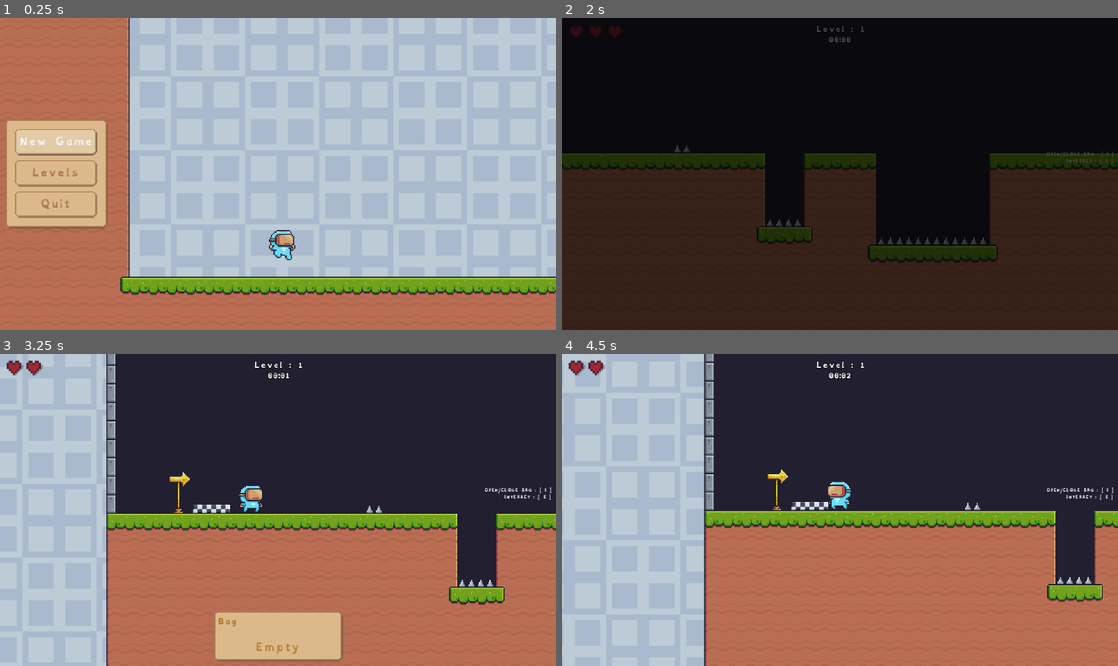
Above: before the commit, frames 1-4 (two rows, left to right).
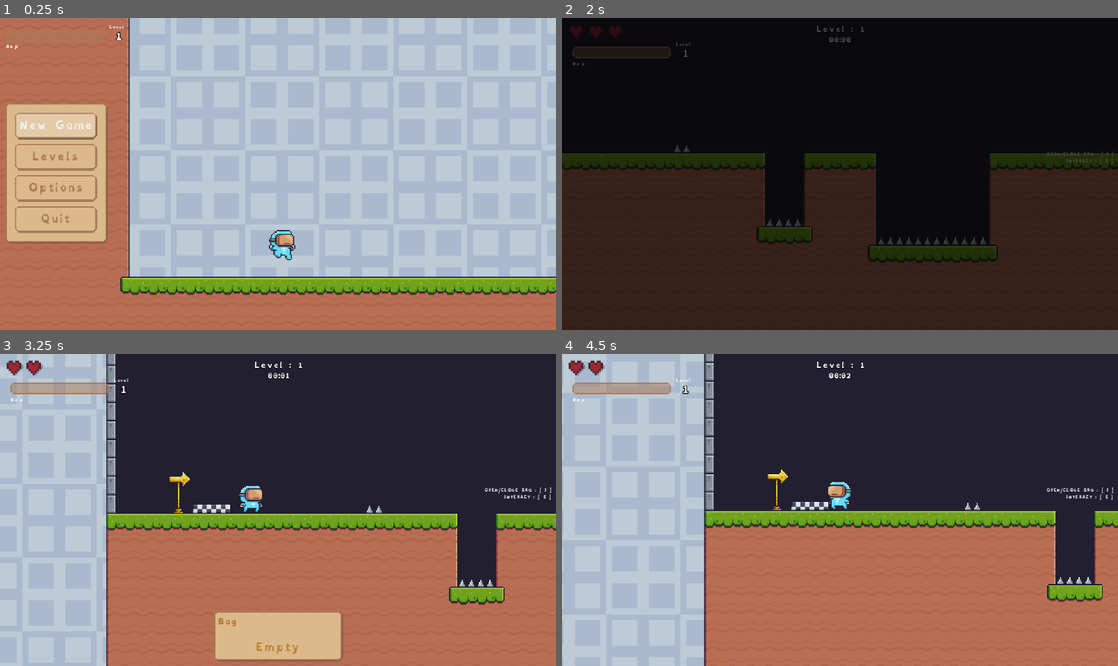
Above: after the commit, the same moments.

Repository: bennytha/platformer
Game: Godot game, scene res://game/screens/start_screen/start_screen.tscn
The game is run twice, just before and just after one commit, with the same random seed, the same clock (stepped at 60 frames per second) and the same inputs.
Inputs (mouse positions are in pixels of both pictures, inside the frame that each line leads up to):
- Up to frame 1 (0.25 s): no input
- Up to frame 2 (2 s): click (617, 189) at 0.5 s, where only the run after the commit has a clickable "Options"; click "New Game" at 1.25 s
- Up to frame 3 (3.25 s): tap Enter at 2 s; move the mouse to (400, 494) at 2.02 s; hold D (move_right) 2.03-2.75 s; tap I (bag) at 2.1 s; click (400, 494) at 2.17 s; tap Space (jump) at 2.27 s; drag from (166, 525) to (339, 506) at 2.77 s
- Up to frame 4 (4.5 s): move the mouse to (895, 441) at 3.52 s; hold A (move_left) 3.53-4.25 s; tap I (bag) at 3.6 s; drag from (812, 572) to (1067, 581) at 4.27 s

The runs differ from the first frame. In frame 1, 4.1% of the frame differs, in the area x 1-23%, y 2-73%; in frame 2, 0.2%; in frame 3, 0.7%; in frame 4, 0.7%.

Commit message:
player progress UI integration started

Diff:
--- /dev/null
+++ b/autoload/script/profile_manager.gd
@@ -0,0 +1,72 @@
+# ProfileManager.gd
+extends Node
+
+# Signals to update your UI cleanly
+signal xp_gained(amount, current_xp, xp_needed)
+signal level_up(new_level)
+
+const SAVE_PATH: String = "user://savegame.tres"
+
+var current_level: int = 1
+var current_xp: int = 0
+
+func _ready() -> void:
+	load_game()
+
+func get_current_stats() -> Dictionary:
+	var data = {
+		level= current_level,
+		xp= current_xp,
+		xp_needed = get_required_xp(current_level)
+	}
+	return data
+
+# Convert final gameplay score into XP (e.g., 1 Score = 1 XP)
+func add_end_game_score(score: int) -> void:
+	var xp_gained_amount = int(score / 10) # You can add a multiplier here if needed
+	current_xp += xp_gained_amount
+
+	# Handle multiple level-ups if the score is huge
+	while current_xp >= get_required_xp(current_level):
+		current_xp -= get_required_xp(current_level)
+		current_level += 1
+
+		level_up.emit(current_level)
+	xp_gained.emit(xp_gained_amount, current_xp, get_required_xp(current_level))
+
+func get_required_xp(level: int) -> int:
+	return int(100.0 * pow(level, 1.5))
+
+func save_game() -> void:
+	var data := SaveData.new()
+	data.current_level = current_level
+	data.current_xp = current_xp
+
+	var error := ResourceSaver.save(data, SAVE_PATH)
+	if error != OK:
+		print("Failed to save game! Error code: ", error)
+	else:
+		print("Game saved successfully.")
+
+func load_game() -> void:
+	if not FileAccess.file_exists(SAVE_PATH):
+		print("No save file found. Starting fresh.")
+		return
+
+	var data := ResourceLoader.load(SAVE_PATH) as SaveData
+	if data:
+		current_level = data.current_level
+		current_xp = data.current_xp
+		print("Game loaded successfully.")
+	else:
+		print("Failed to load save file format.")
+
+func reset_save() -> void:
+	current_level = 1
+	current_xp = 0
+
+	if FileAccess.file_exists(SAVE_PATH):
+		DirAccess.remove_absolute(SAVE_PATH)
+		print("Save file deleted.")
+
+	save_game()
--- /dev/null
+++ b/common/class/save_data.gd
@@ -0,0 +1,6 @@
+# SaveData.gd
+class_name SaveData
+extends Resource
+
+@export var current_level: int = 1
+@export var current_xp: int = 0
--- /dev/null
+++ b/common/scenes/game_progress/game_progress.gd
@@ -0,0 +1,32 @@
+# GameOverUI.gd
+extends Control
+
+@onready var xp_bar: ProgressBar = $MarginContainer/HBoxContainer/VBoxContainer/XpBar
+@onready var xp_count: Label = $MarginContainer/HBoxContainer/VBoxContainer/XpCount
+@onready var level_label: Label = $MarginContainer/HBoxContainer/VBoxContainer2/LevelLabel
+
+var current_stat: Dictionary ={}
+func _ready():
+	set_current_stat()
+	# Connect to autoload signals
+	ProfileManager.xp_gained.connect(_on_xp_gained)
+	ProfileManager.level_up.connect(_on_level_up)
+
+func _on_xp_gained(_amount, current, needed):
+	print('xp:',_amount, current, needed)
+	xp_bar.max_value = needed + current
+	xp_bar.value = current
+	xp_count.text = str(current) + 'xp'
+
+func _on_level_up(new_level):
+	print('new level:',new_level)
+	level_label.text =  str(new_level)
+	# Play level-up animation or sound effect here
+
+func set_current_stat():
+	current_stat = ProfileManager.get_current_stats()
+	#if current_stat
+	level_label.text = str(current_stat.level)
+	xp_bar.max_value = current_stat.xp + current_stat.xp_needed
+	xp_bar.value = current_stat.xp
+	xp_count.text = str(current_stat.xp) + 'xp'
--- /dev/null
+++ b/common/scenes/game_progress/game_progress.tscn
@@ -0,0 +1,72 @@
+[gd_scene format=3 uid="uid://f6ya70e6ghj1"]
+
+[ext_resource type="Theme" uid="uid://de3lxof8ce2pn" path="res://resource/theme_1.tres" id="1_lb41l"]
+[ext_resource type="Script" uid="uid://dkc46mpoaalfc" path="res://common/scenes/game_progress/game_progress.gd" id="1_t3d3k"]
+
+[node name="GameProgress" type="Control" unique_id=182516562]
+layout_mode = 3
+anchors_preset = 15
+anchor_right = 1.0
+anchor_bottom = 1.0
+grow_horizontal = 2
+grow_vertical = 2
+theme = ExtResource("1_lb41l")
+script = ExtResource("1_t3d3k")
+
+[node name="MarginContainer" type="MarginContainer" parent="." unique_id=1625311670]
+layout_mode = 1
+offset_right = 118.0
+offset_bottom = 40.0
+theme_override_constants/margin_left = 5
+theme_override_constants/margin_top = 5
+theme_override_constants/margin_right = 5
+theme_override_constants/margin_bottom = 5
+
+[node name="HBoxContainer" type="HBoxContainer" parent="MarginContainer" unique_id=1981828092]
+custom_maximum_size = Vector2(-1, 38)
+layout_mode = 2
+
+[node name="VBoxContainer" type="VBoxContainer" parent="MarginContainer/HBoxContainer" unique_id=1530166906]
+layout_mode = 2
+size_flags_horizontal = 4
+size_flags_vertical = 4
+theme_override_constants/separation = 0
+
+[node name="XpBar" type="ProgressBar" parent="MarginContainer/HBoxContainer/VBoxContainer" unique_id=1330101309]
+custom_minimum_size = Vector2(85, 10)
+custom_maximum_size = Vector2(100, 44)
+layout_mode = 2
+size_flags_horizontal = 4
+size_flags_vertical = 4
+theme = ExtResource("1_lb41l")
+step = 1.0
+show_percentage = false
+
+[node name="XpCount" type="Label" parent="MarginContainer/HBoxContainer/VBoxContainer" unique_id=1232335851]
+custom_minimum_size = Vector2(11, 0)
+layout_mode = 2
+size_flags_horizontal = 0
+size_flags_vertical = 0
+theme_override_font_sizes/font_size = 4
+text = "1343 xp"
+
+[node name="VBoxContainer2" type="VBoxContainer" parent="MarginContainer/HBoxContainer" unique_id=428034507]
+custom_minimum_size = Vector2(19, 0)
+layout_mode = 2
+theme_override_constants/separation = -3
+
+[node name="Label" type="Label" parent="MarginContainer/HBoxContainer/VBoxContainer2" unique_id=584363777]
+layout_mode = 2
+theme_override_font_sizes/font_size = 3
+text = "Level"
+
+[node name="LevelLabel" type="Label" parent="MarginContainer/HBoxContainer/VBoxContainer2" unique_id=199132831]
+custom_maximum_size = Vector2(-1, 16)
+layout_mode = 2
+size_flags_horizontal = 4
+theme_override_constants/outline_size = 3
+theme_override_font_sizes/font_size = 8
+text = "1
+"
+horizontal_alignment = 1
+vertical_alignment = 1
--- a/game/screens/game_over/game_over.gd
+++ b/game/screens/game_over/game_over.gd
@@ -2,6 +2,7 @@
 @onready var title: Label = $CanvasLayer/VBoxContainer/Title
 @onready var quote: Label = $CanvasLayer/VBoxContainer/Quote
 @onready var game_stats: VBoxContainer = $CanvasLayer/VBoxContainer/GameStats
+@onready var game_progress: Control = $CanvasLayer/GameProgress
 
 @onready var lost: HBoxContainer = $CanvasLayer/MarginContainer/Lost
 @onready var won: HBoxContainer = $CanvasLayer/MarginContainer/Won
@@ -49,6 +50,7 @@
 		won.show()
 		title.text = 'Victory!'
 		quote.text = victory_quotes[randi() % victory_quotes.size()]
+		game_progress.show()
 		_render_stats(EventBus.won_game_metadata)
 	else:
 		lost.show()
@@ -57,9 +59,9 @@
 		quote.text = defeat_quotes[randi() % defeat_quotes.size()]
 
 func _render_stats(stats: Dictionary) -> void:
-	#game_stats.clear()
 	stats.erase('completed')
-
+	ProfileManager.save_game()
+	_update_player_progress(stats)
 	for key in stats.keys():
 		var display_key = _format_stat_key(key)
 		var value_label = str(stats[key])
@@ -124,6 +126,15 @@
 func _format_stat_key(key: String) -> String:
 	return key.capitalize().replace('_', ' ')
 
+func _update_player_progress(stats: Dictionary) -> void:
+	if not stats:
+		return
+
+	if stats.has('change') and stats['change'] > 0:
+		ProfileManager.add_end_game_score(stats['change'])
+	elif stats.has('total'):
+		ProfileManager.add_end_game_score(stats['total'])
+
 func _on_home_pressed() -> void:
 	SceneChanger.change_scene(start_screen_path)
 
--- a/game/screens/game_over/game_over.tscn
+++ b/game/screens/game_over/game_over.tscn
@@ -2,13 +2,11 @@
 
 [ext_resource type="Theme" uid="uid://de3lxof8ce2pn" path="res://resource/theme_1.tres" id="1_di55r"]
 [ext_resource type="Script" uid="uid://b5m0a211hnep7" path="res://game/screens/game_over/game_over.gd" id="1_g34do"]
+[ext_resource type="PackedScene" uid="uid://f6ya70e6ghj1" path="res://common/scenes/game_progress/game_progress.tscn" id="2_lpe5x"]
 [ext_resource type="Script" uid="uid://dqnh0xelrcfao" path="res://common/script/button_script.gd" id="3_l5bo2"]
 
 [node name="GameOver" type="Node2D" unique_id=1970998325]
 script = ExtResource("1_g34do")
-start_screen_path = null
-levels_screen_path = null
-game_container_path = null
 
 [node name="CanvasLayer" type="CanvasLayer" parent="." unique_id=1361901612]
 
@@ -19,6 +17,9 @@
 grow_horizontal = 2
 grow_vertical = 2
 color = Color(0, 0, 0, 1)
+
+[node name="GameProgress" parent="CanvasLayer" unique_id=182516562 instance=ExtResource("2_lpe5x")]
+visible = false
 
 [node name="VBoxContainer" type="VBoxContainer" parent="CanvasLayer" unique_id=1322785979]
 anchors_preset = 8
--- a/game/screens/hud_ui/hud.tscn
+++ b/game/screens/hud_ui/hud.tscn
@@ -5,6 +5,7 @@
 [ext_resource type="Script" uid="uid://bkbn38umpbwh1" path="res://game/screens/hud_ui/hud.gd" id="1_sfil0"]
 [ext_resource type="Theme" uid="uid://de3lxof8ce2pn" path="res://resource/theme_1.tres" id="3_0wsdp"]
 [ext_resource type="Script" uid="uid://3uxts28cytrn" path="res://game/screens/hud_ui/bag.gd" id="4_ebv8j"]
+[ext_resource type="PackedScene" uid="uid://f6ya70e6ghj1" path="res://common/scenes/game_progress/game_progress.tscn" id="5_h5yl3"]
 [ext_resource type="Texture2D" uid="uid://8gsiy7pbgax4" path="res://assets/UI/Touch_controls.png" id="6_sfil0"]
 
 [sub_resource type="AtlasTexture" id="AtlasTexture_5fuuf"]
@@ -117,6 +118,11 @@
 theme_override_font_sizes/font_size = 6
 text = "00:00"
 horizontal_alignment = 1
+
+[node name="GameProgress" parent="." unique_id=182516562 instance=ExtResource("5_h5yl3")]
+layout_mode = 1
+offset_top = 11.0
+offset_bottom = 11.0
 
 [node name="Bag" type="Control" parent="." unique_id=1967449987]
 visible = false
--- a/game/screens/start_screen/start_screen.tscn
+++ b/game/screens/start_screen/start_screen.tscn
@@ -4,6 +4,7 @@
 [ext_resource type="Script" uid="uid://bfeg5lo1hammx" path="res://game/screens/start_screen/start_screen.gd" id="1_slb1f"]
 [ext_resource type="PackedScene" uid="uid://bh74km3jpwe8k" path="res://game/screens/start_screen/ui/Start_screen_menu.tscn" id="2_u7e0a"]
 [ext_resource type="PackedScene" uid="uid://f3alyb8v0p71" path="res://common/scenes/background/background.tscn" id="3_owhrv"]
+[ext_resource type="PackedScene" uid="uid://f6ya70e6ghj1" path="res://common/scenes/game_progress/game_progress.tscn" id="4_nsy60"]
 [ext_resource type="PackedScene" uid="uid://ddth18q1p1ihm" path="res://game/actors/player/player.tscn" id="4_pi4h5"]
 
 [node name="StartScreen" type="Node2D" unique_id=2091055228]
@@ -17,6 +18,8 @@
 
 [node name="MenuUI" type="CanvasLayer" parent="." unique_id=2031579894]
 
+[node name="GameProgress" parent="MenuUI" unique_id=182516562 instance=ExtResource("4_nsy60")]
+
 [node name="StartScreenMenu" parent="MenuUI" unique_id=923574595 instance=ExtResource("2_u7e0a")]
 metadata/_edit_use_anchors_ = true
 
--- a/game/screens/start_screen/ui/Start_screen_menu.tscn
+++ b/game/screens/start_screen/ui/Start_screen_menu.tscn
@@ -61,7 +61,6 @@
 script = ExtResource("3_1kxvy")
 
 [node name="Options" type="Button" parent="MarginContainer/PanelContainer/MarginContainer/VBoxContainer" unique_id=559756734]
-visible = false
 layout_mode = 2
 text = "Options"
 script = ExtResource("3_1kxvy")
--- a/game/screens/start_screen/ui/start_screen_menu.gd
+++ b/game/screens/start_screen/ui/start_screen_menu.gd
@@ -28,6 +28,7 @@
 
 func _on_options_pressed() -> void:
 	LevelManager.reset_game()
+	ProfileManager.reset_save()
 
 func _on_quit_pressed() -> void:
 	get_tree().quit()
--- a/project.godot
+++ b/project.godot
@@ -29,6 +29,7 @@
 InputManager="*uid://bl5268gn6wmin"
 LevelManager="*uid://dpaikyu43jsy3"
 AudioManager="*uid://q4jlkr6hup2f"
+ProfileManager="*uid://gvi8wgwdqsmj"
 
 [display]
 
--- a/resource/theme_1.tres
+++ b/resource/theme_1.tres
@@ -1,7 +1,9 @@
 [gd_resource type="Theme" format=3 uid="uid://de3lxof8ce2pn"]
 
 [ext_resource type="FontFile" uid="uid://w70yyil86ht7" path="res://assets/Fonts/OpenDyslexic-Bold.otf" id="1_kqjop"]
+[ext_resource type="Texture2D" uid="uid://qljg2mdmgubl" path="res://assets/UI/progress_bar/Outline.png" id="3_1fvr1"]
 [ext_resource type="Texture2D" uid="uid://di43e7f2pork8" path="res://assets/UI/Button_v2.png" id="3_7a652"]
+[ext_resource type="Texture2D" uid="uid://c4fgtgys1sjnu" path="res://assets/UI/progress_bar/Health.png" id="4_xfm4r"]
 
 [sub_resource type="StyleBoxTexture" id="StyleBoxTexture_ab273"]
 texture = ExtResource("3_7a652")
@@ -51,6 +53,20 @@
 texture_margin_bottom = 4.0
 region_rect = Rect2(0, 0, 9, 9)
 
+[sub_resource type="StyleBoxTexture" id="StyleBoxTexture_lb41l"]
+texture = ExtResource("3_1fvr1")
+texture_margin_left = 3.0
+texture_margin_top = 3.0
+texture_margin_right = 3.0
+texture_margin_bottom = 3.0
+
+[sub_resource type="StyleBoxTexture" id="StyleBoxTexture_qx4uh"]
+texture = ExtResource("4_xfm4r")
+texture_margin_left = 3.0
+texture_margin_top = 3.0
+texture_margin_right = 3.0
+texture_margin_bottom = 3.0
+
 [resource]
 Button/colors/font_color = Color(0.6666667, 0.4745098, 0.34901962, 1)
 Button/colors/font_hover_color = Color(0.52156866, 0.36078432, 0.2509804, 1)
@@ -64,4 +80,6 @@
 Label/fonts/font = ExtResource("1_kqjop")
 Panel/styles/panel = SubResource("StyleBoxTexture_1fvr1")
 PanelContainer/styles/panel = SubResource("StyleBoxTexture_l1bgy")
+ProgressBar/styles/background = SubResource("StyleBoxTexture_lb41l")
+ProgressBar/styles/fill = SubResource("StyleBoxTexture_qx4uh")
 RegularLabel/base_type = &"Label"
Binary file added: assets/UI/progress_bar/Health.png
Not shown, added: assets/UI/progress_bar/Health.png.import
Binary file added: assets/UI/progress_bar/Outline.png
Not shown, added: assets/UI/progress_bar/Outline.png.import
Not shown, added: autoload/script/profile_manager.gd.uid
Not shown, added: common/class/save_data.gd.uid
Not shown, added: common/scenes/game_progress/game_progress.gd.uid
